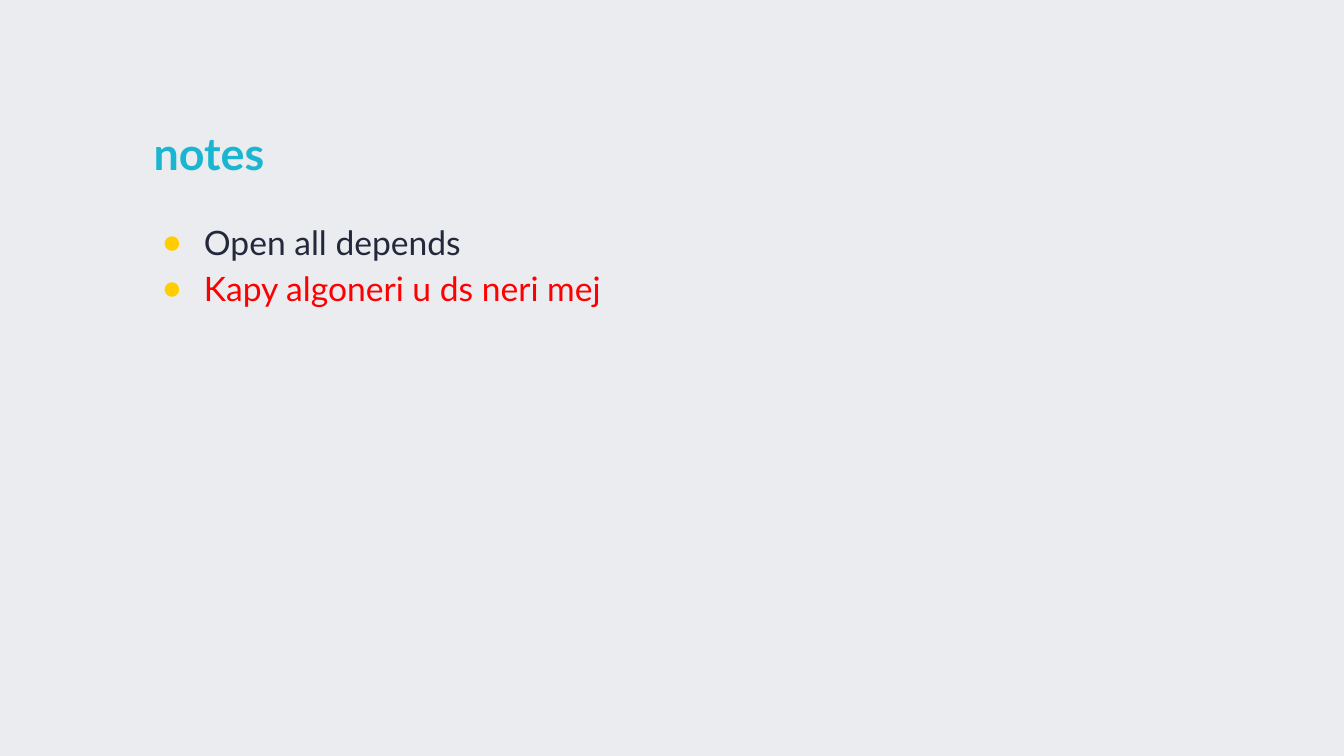
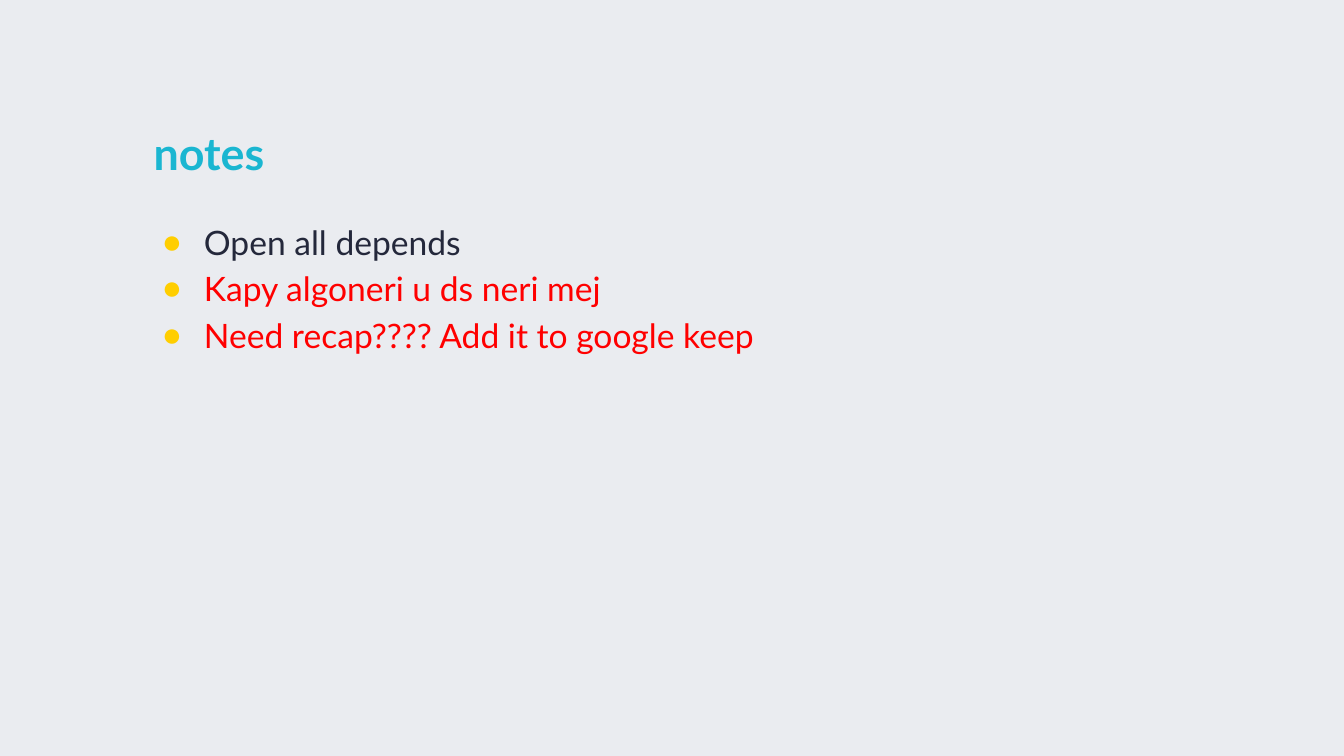
Before and after one commit to TigranVardanyan/Algorithms-and-Data-structures, a slide deck: slide 36 of ds&a.pptx (slide 31 before the commit). Drawn at 1344x756 pixels with LibreOffice and Linux fonts; fonts in the diff are those of the drawing. Boxes give left, top, right and bottom in pixels: in the first picture for what was removed or moved away, otherwise in the second. Text is boxed around its words. In the diff, an @@ line names an element or a change of style, - is before the commit and + after.

```diff
--- a/ds&a.pptx
+++ b/ds&a.pptx
@@ text at (x1=204, y1=323, x2=753, y2=354): paragraph added @@
+● Need recap???? Add it to google keep
```
Also in this commit, not shown: 7 other slides changed, 6 slides added, 1 slide removed, 2 other files.
